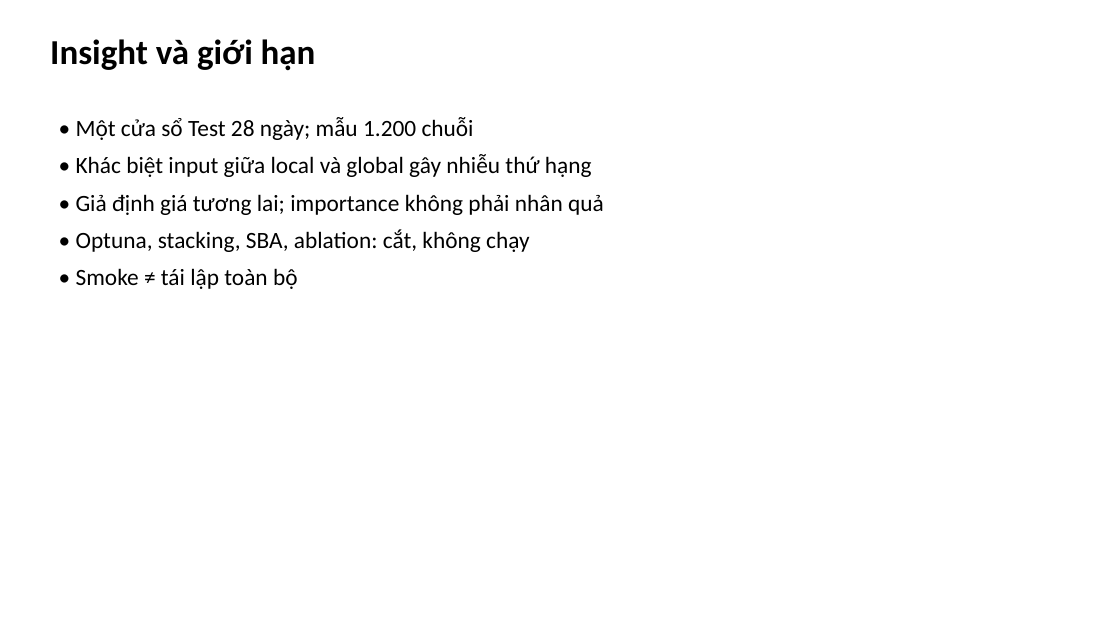
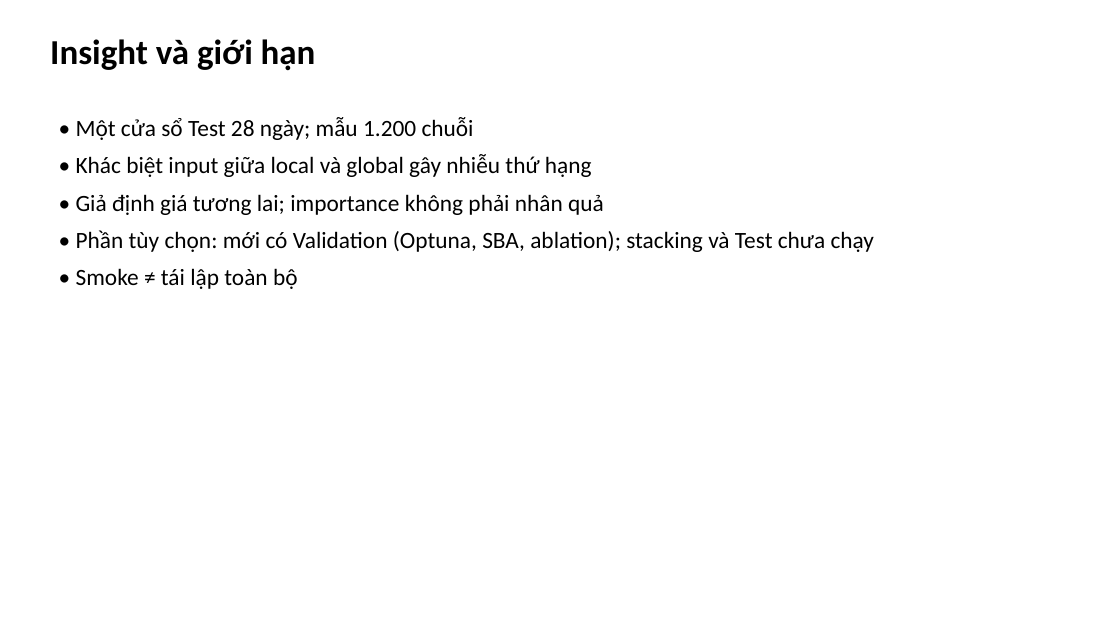
Before and after one commit to haiphamt/IS403.R11-M5-Competition, a slide deck: slide 14 of report/slides/m5_nhom6.pptx. Drawn at 1120x630 pixels with LibreOffice and Linux fonts; fonts in the diff are those of the drawing. Boxes give left, top, right and bottom in pixels: in the first picture for what was removed or moved away, otherwise in the second. Text is boxed around its words. In the diff, an @@ line names an element or a change of style, - is before the commit and + after.

Commit message:
fix(P01,M10): slide nhóm nhu cầu đúng tiêu đề và dấu phẩy, nhãn hình importance không so giữa mô hình (review PR #20)

```diff
--- a/report/slides/m5_nhom6.pptx
+++ b/report/slides/m5_nhom6.pptx
@@ text at <box>76,230,874,252</box>: text changed @@
-• Optuna, stacking, SBA, ablation: cắt, không chạy
+• Phần tùy chọn: mới có Validation (Optuna, SBA, ablation); stacking và Test chưa chạy
```
Also in this commit, not shown: 1 other slide changed, 2 other files.
